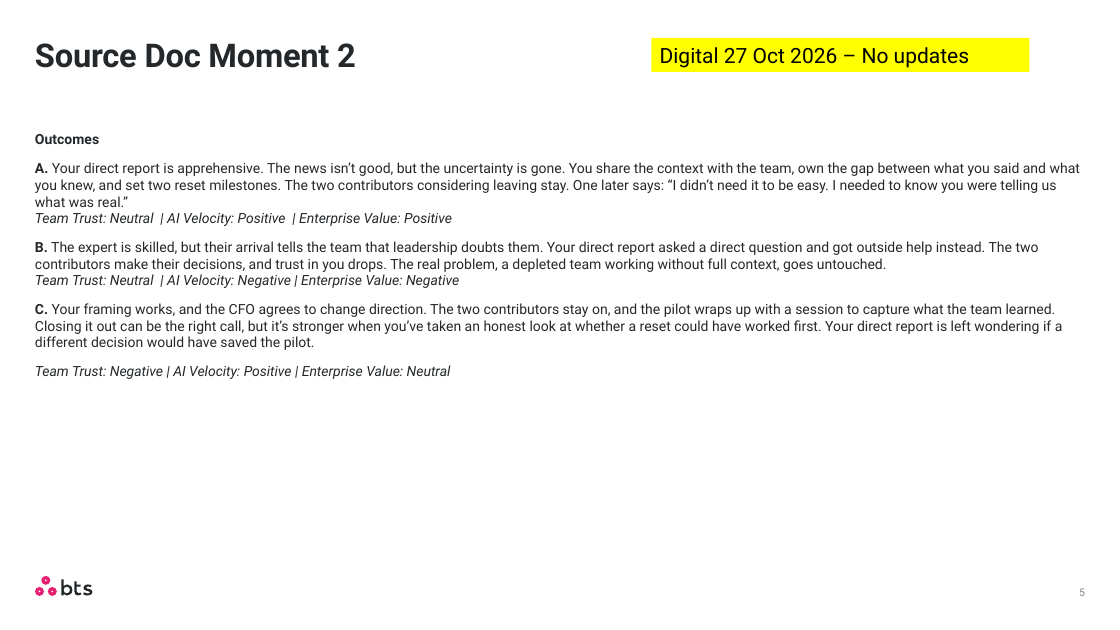
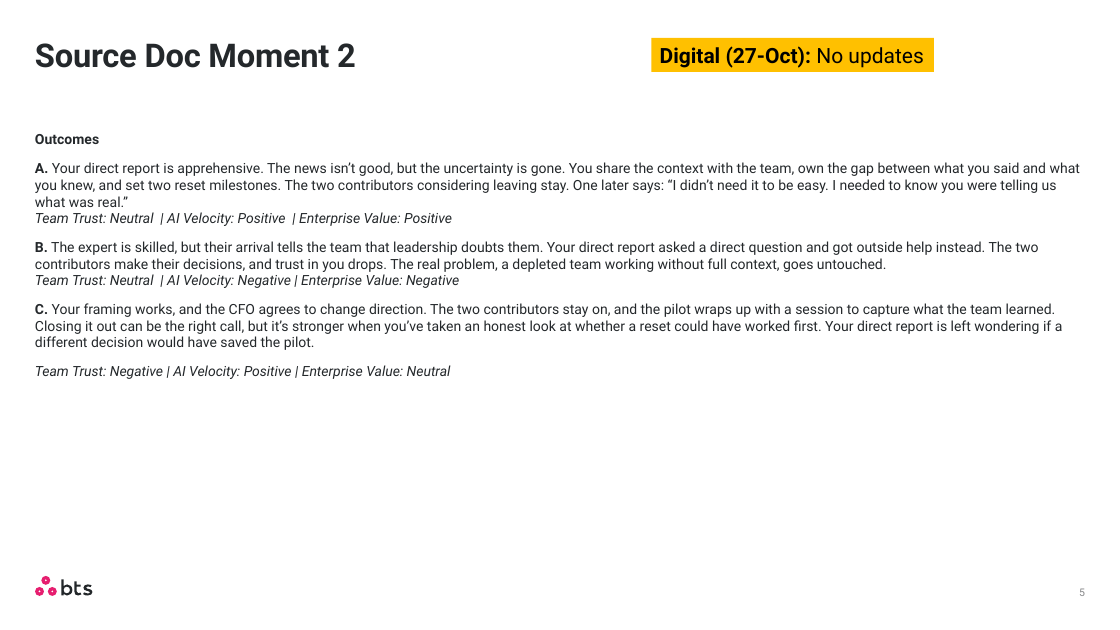
Before and after one commit to BTS-USA/BTS_BD_Marketing_MBS, a slide deck: slide 5 of _dev/Feedback/Consultant/27-Oct/10_26_2026_Update_For_Digital_Simulation.pptx. Drawn at 1120x630 pixels with LibreOffice and Linux fonts; fonts in the diff are those of the drawing. Boxes give left, top, right and bottom in pixels: in the first picture for what was removed or moved away, otherwise in the second. Text is boxed around its words. In the diff, an @@ line names an element or a change of style, - is before the commit and + after.

```diff
--- a/_dev/Feedback/Consultant/27-Oct/10_26_2026_Update_For_Digital_Simulation.pptx
+++ b/_dev/Feedback/Consultant/27-Oct/10_26_2026_Update_For_Digital_Simulation.pptx
@@ rectangle "Digital (27-Oct): No updates": place and size @@
-rectangle "Digital (27-Oct): No updates" at <box>651,38,1029,71</box>
+rectangle "Digital (27-Oct): No updates" at <box>651,38,933,71</box>
@@ rectangle "Digital (27-Oct): No updates" at <box>651,38,933,71</box>: fill #FFFF00 to #FFC000 @@
@@ text in rectangle at <box>660,46,923,68</box>: text changed; bold on @@
-Digital 27 Oct 2026 – No updates
+Digital (27-Oct): No updates
```
Also in this commit, not shown: 6 other slides changed.
